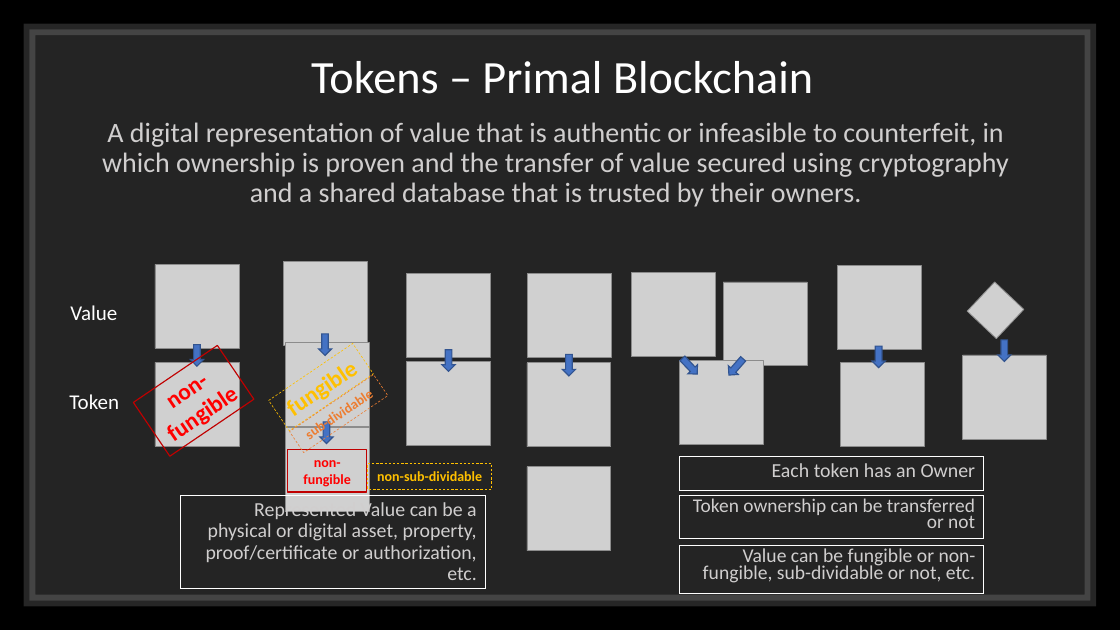
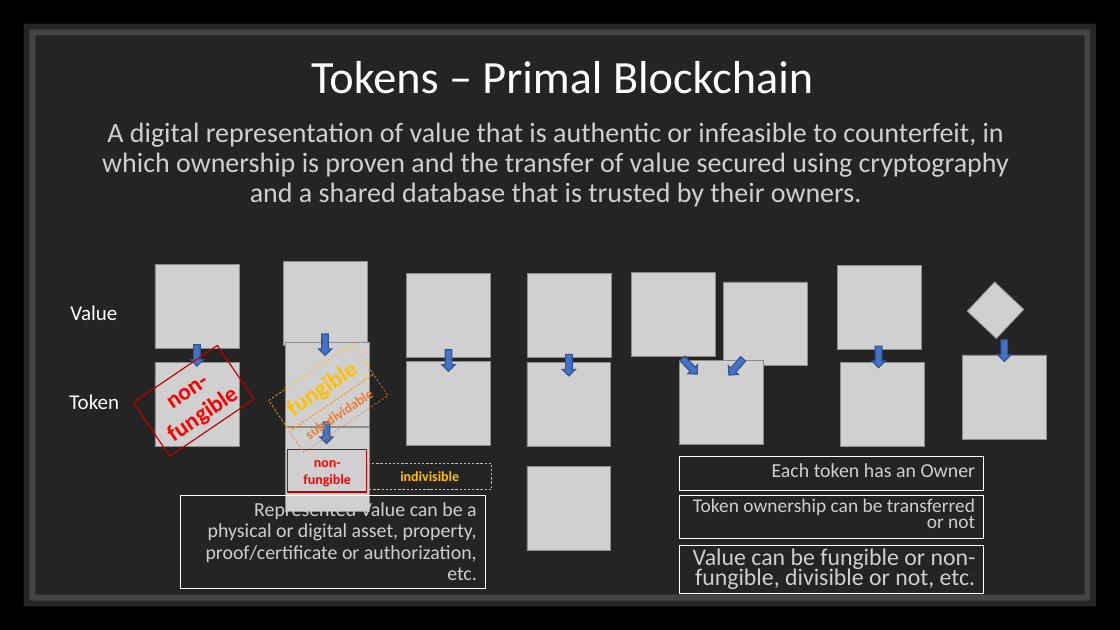
Before and after one commit to vipinsun/TokenTaxonomyFramework-pub, a slide deck: slide 3 of presentations/tokens-smokens-v2.pptx. Drawn at 1120x630 pixels with LibreOffice and Linux fonts; fonts in the diff are those of the drawing; grey boxes stand for pictures. Boxes give left, top, right and bottom in pixels: in the first picture for what was removed or moved away, otherwise in the second. Text is boxed around its words. In the diff, an @@ line names an element or a change of style, - is before the commit and + after.

Commit message:
Updated slides

```diff
--- a/presentations/tokens-smokens-v2.pptx
+++ b/presentations/tokens-smokens-v2.pptx
@@ text in rectangle at bbox=[400, 471, 459, 481]: text changed @@
-non-sub-dividable
+indivisible
@@ text in rectangle at bbox=[693, 545, 976, 588]: text changed; size 16.8 to 20.4 pt @@
-Value can be fungible or non-fungible, sub-dividable or not, etc.
+Value can be fungible or non-fungible, divisible or not, etc.
```
Also in this commit, not shown: 4 other files.
